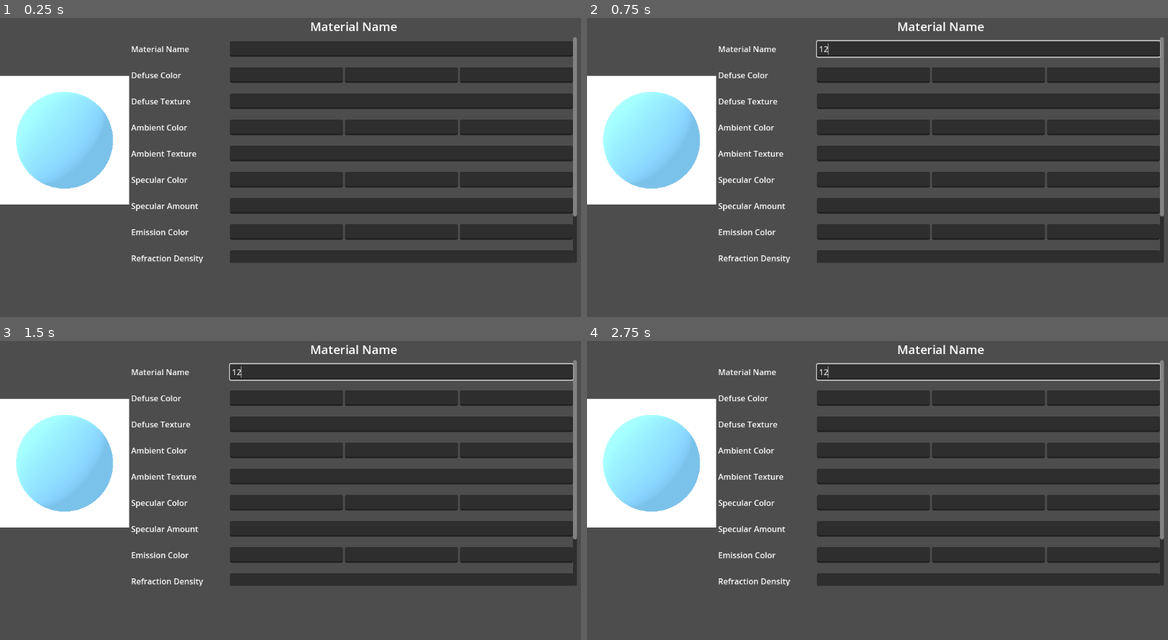
Above: before the commit, frames 1-4 (two rows, left to right).
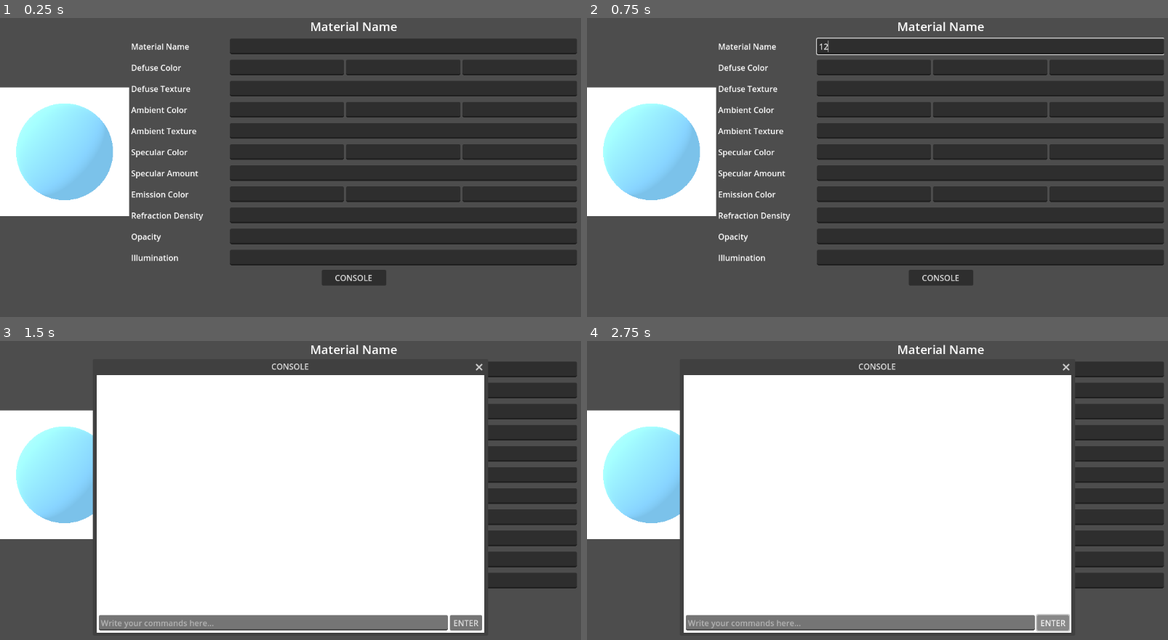
Above: after the commit, the same moments.

Repository: wamiqurrehman093/asset_editor
Game: Godot game, scene res://source/material_editor/material_editor.tscn
Two runs of this game, one before a commit and one after it. Both use one fixed random seed, a clock stepped at 60 frames per second and the inputs below. This scene is started directly instead of the project's main scene.
Inputs (mouse positions are in pixels of both pictures, inside the frame that each line leads up to):
- Up to frame 1 (0.25 s): no input
- Up to frame 2 (0.75 s): click (987, 47) at 0.52 s; type "12" at 0.6 s
- Up to frame 3 (1.5 s): click (354, 601) at 1.25 s, where only the run after the commit has a clickable "CONSOLE"
- Up to frame 4 (2.75 s): click (1051, 622) at 2 s, where only the run after the commit has a clickable "ENTER"

The runs differ from the first frame. In frame 1, 25% of the frame differs, in the area x 0-100%, y 6-90%; in frame 2, 26%; in frame 3, 64%, in the area x 0-100%, y 6-98%; in frame 4, 64%.

Commit message:
Console Window

Diff:
--- /dev/null
+++ b/source/console_window/console_window.gd
@@ -0,0 +1,24 @@
+class_name ConsoleWindow extends Window
+
+
+@export var logs: VBoxContainer
+@export var command_input: LineEdit
+@export var command_submit: Button
+
+
+signal command_submitted
+
+
+func _ready() -> void:
+	close_requested.connect(hide)
+
+
+func log_statement(statement: String, color: Color = Color.BLACK) -> void:
+	var statement_log: Label = Label.new()
+	statement_log.text = statement
+	statement_log.set("theme_override_colors/font_color", color)
+	logs.add_child(statement_log)
+
+
+func log_error(error: String, color: Color = Color.RED) -> void:
+	log_statement(error, color)
--- /dev/null
+++ b/source/console_window/console_window.tscn
@@ -0,0 +1,70 @@
+[gd_scene load_steps=3 format=3 uid="uid://hboe8tcv0is5"]
+
+[ext_resource type="Theme" uid="uid://dys62uqmu2c03" path="res://resource/theme/basic_theme.tres" id="1_2wp0v"]
+[ext_resource type="Script" path="res://source/console_window/console_window.gd" id="1_6nti3"]
+
+[node name="console_window" type="Window" node_paths=PackedStringArray("logs", "command_input", "command_submit")]
+title = "CONSOLE"
+initial_position = 2
+size = Vector2i(768, 512)
+visible = false
+exclusive = true
+content_scale_mode = 1
+content_scale_aspect = 1
+script = ExtResource("1_6nti3")
+logs = NodePath("console/content_container/content/logs_container/logs")
+command_input = NodePath("console/content_container/content/command_writer/input")
+command_submit = NodePath("console/content_container/content/command_writer/submit")
+
+[node name="console" type="Control" parent="."]
+layout_mode = 3
+anchors_preset = 15
+anchor_right = 1.0
+anchor_bottom = 1.0
+grow_horizontal = 2
+grow_vertical = 2
+
+[node name="background" type="ColorRect" parent="console"]
+layout_mode = 1
+anchors_preset = 15
+anchor_right = 1.0
+anchor_bottom = 1.0
+grow_horizontal = 2
+grow_vertical = 2
+
+[node name="content_container" type="MarginContainer" parent="console"]
+layout_mode = 1
+anchors_preset = 15
+anchor_right = 1.0
+anchor_bottom = 1.0
+grow_horizontal = 2
+grow_vertical = 2
+theme = ExtResource("1_2wp0v")
+
+[node name="content" type="VBoxContainer" parent="console/content_container"]
+custom_minimum_size = Vector2(0, 38)
+layout_mode = 2
+
+[node name="logs_container" type="ScrollContainer" parent="console/content_container/content"]
+layout_mode = 2
+size_flags_vertical = 3
+
+[node name="logs" type="VBoxContainer" parent="console/content_container/content/logs_container"]
+layout_mode = 2
+size_flags_horizontal = 3
+size_flags_vertical = 3
+
+[node name="command_writer" type="HBoxContainer" parent="console/content_container/content"]
+layout_mode = 2
+
+[node name="input" type="LineEdit" parent="console/content_container/content/command_writer"]
+layout_mode = 2
+size_flags_horizontal = 3
+size_flags_vertical = 4
+placeholder_text = "Write your commands here..."
+
+[node name="submit" type="Button" parent="console/content_container/content/command_writer"]
+custom_minimum_size = Vector2(64, 0)
+layout_mode = 2
+size_flags_vertical = 4
+text = "ENTER"
--- a/source/material_editor/material_editor.gd
+++ b/source/material_editor/material_editor.gd
@@ -22,6 +22,8 @@
 @export var opacity: LineEdit
 @export var illumination: LineEdit
 @export var preview_sphere: MeshInstance3D
+@export var console_button: Button
+@export var console_window: ConsoleWindow
 
 
 var preview_material: StandardMaterial3D
@@ -29,6 +31,7 @@
 
 func _ready() -> void:
 	preview_material = preview_sphere.material_override
+	console_button.pressed.connect(console_window.popup)
 
 
 func load_material(material_info: Dictionary):
@@ -48,6 +51,7 @@
 func set_material_name(material_name: String) -> void:
 	self.material_title.text = material_name
 	self.material_name_input.text = material_name
+	console_window.log_statement("Loading material [%s]." % material_name)
 
 
 func load_defuse_color(defuse_color: Dictionary) -> void:
@@ -58,24 +62,34 @@
 		"albedo_color",
 		Color(float(defuse_color.r), float(defuse_color.g), float(defuse_color.b))
 	)
+	console_window.log_statement("Loaded defuse color.")
 
 
 func load_defuse_texture(defuse_texture: String) -> void:
 	self.defuse_texture.text = defuse_texture
 	if FileAccess.file_exists(defuse_texture):
 		preview_material.set("albedo_texture", load(defuse_texture))
+		console_window.log_statement("Loaded defuse texture.")
 	else:
-		print("defuse texture file doesn't exist!")
+		console_window.log_error("Error loading defuse texture:")
+		console_window.log_error("-> Defuse texture file doesn't exist!")
 
 
 func load_ambient_color(ambient_color: Dictionary) -> void:
 	self.ambient_color_r.text = ambient_color.r
 	self.ambient_color_g.text = ambient_color.g
 	self.ambient_color_b.text = ambient_color.b
+	console_window.log_statement("Loaded ambient color.")
 
 
 func load_ambient_texture(ambient_texture: String) -> void:
 	self.ambient_texture.text = ambient_texture
+	if FileAccess.file_exists(ambient_texture):
+		preview_material.set("ao_texture", load(ambient_texture))
+		console_window.log_statement("Loaded ambient texture.")
+	else:
+		console_window.log_error("Error loading ambient texture:")
+		console_window.log_error("-> Ambient texture file doesn't exist!")
 
 
 func load_specular_color(specular_color: Dictionary) -> void:
--- a/source/material_editor/material_editor.tscn
+++ b/source/material_editor/material_editor.tscn
@@ -1,9 +1,11 @@
-[gd_scene load_steps=5 format=3 uid="uid://cmgokd71hvu0f"]
+[gd_scene load_steps=6 format=3 uid="uid://cmgokd71hvu0f"]
 
 [ext_resource type="Script" path="res://source/material_editor/material_editor.gd" id="1_v3xu1"]
+[ext_resource type="PackedScene" uid="uid://hboe8tcv0is5" path="res://source/console_window/console_window.tscn" id="2_ggl0u"]
 
 [sub_resource type="StandardMaterial3D" id="StandardMaterial3D_yu6jr"]
 albedo_color = Color(0.482353, 0.760784, 0.917647, 1)
+ao_enabled = true
 
 [sub_resource type="SphereMesh" id="SphereMesh_lkr2s"]
 
@@ -12,8 +14,8 @@
 background_color = Color(1, 1, 1, 1)
 ambient_light_color = Color(1, 1, 1, 1)
 
-[node name="material_editor" type="HBoxContainer" node_paths …(372 unchanged characters)… acity", "illumination", "preview_sphere")]
-custom_minimum_size = Vector2(1144, 487)
+[node name="material_editor" type="HBoxContainer" node_paths …(372 unchanged characters)… acity", "illumination", "preview_sphere", "console_button", "console_window")]
+custom_minimum_size = Vector2(1144, 532)
 size_flags_horizontal = 3
 script = ExtResource("1_v3xu1")
 material_title = NodePath("details/title")
@@ -37,6 +39,8 @@
 opacity = NodePath("details/properties_container/properties/opacity/input")
 illumination = NodePath("details/properties_container/properties/illumination/input")
 preview_sphere = NodePath("preview/preview_viewort_container/preview_viewport/preview_scene/preview_sphere")
+console_button = NodePath("details/console_button")
+console_window = NodePath("console_window")
 
 [node name="preview" type="VBoxContainer" parent="."]
 custom_minimum_size = Vector2(256, 0)
@@ -74,6 +78,7 @@
 
 [node name="title" type="Label" parent="details"]
 layout_mode = 2
+size_flags_horizontal = 3
 theme_override_font_sizes/font_size = 24
 text = "Material Name"
 horizontal_alignment = 1
@@ -89,7 +94,7 @@
 size_flags_vertical = 3
 
 [node name="material_name" type="HBoxContainer" parent="details/properties_container/properties"]
-custom_minimum_size = Vector2(0, 48)
+custom_minimum_size = Vector2(0, 38)
 layout_mode = 2
 size_flags_horizontal = 3
 
@@ -104,7 +109,7 @@
 size_flags_vertical = 4
 
 [node name="defuse_color" type="HBoxContainer" parent="details/properties_container/properties"]
-custom_minimum_size = Vector2(0, 48)
+custom_minimum_size = Vector2(0, 38)
 layout_mode = 2
 size_flags_horizontal = 3
 
@@ -129,7 +134,7 @@
 size_flags_vertical = 4
 
 [node name="defuse_texture" type="HBoxContainer" parent="details/properties_container/properties"]
-custom_minimum_size = Vector2(0, 48)
+custom_minimum_size = Vector2(0, 38)
 layout_mode = 2
 size_flags_horizontal = 3
 
@@ -144,7 +149,7 @@
 size_flags_vertical = 4
 
 [node name="ambient_color" type="HBoxContainer" parent="details/properties_container/properties"]
-custom_minimum_size = Vector2(0, 48)
+custom_minimum_size = Vector2(0, 38)
 layout_mode = 2
 size_flags_horizontal = 3
 
@@ -169,7 +174,7 @@
 size_flags_vertical = 4
 
 [node name="ambient_texture" type="HBoxContainer" parent="details/properties_container/properties"]
-custom_minimum_size = Vector2(0, 48)
+custom_minimum_size = Vector2(0, 38)
 layout_mode = 2
 size_flags_horizontal = 3
 
@@ -184,7 +189,7 @@
 size_flags_vertical = 4
 
 [node name="specular_color" type="HBoxContainer" parent="details/properties_container/properties"]
-custom_minimum_size = Vector2(0, 48)
+custom_minimum_size = Vector2(0, 38)
 layout_mode = 2
 size_flags_horizontal = 3
 
@@ -209,7 +214,7 @@
 size_flags_vertical = 4
 
 [node name="specular_amount" type="HBoxContainer" parent="details/properties_container/properties"]
-custom_minimum_size = Vector2(0, 48)
+custom_minimum_size = Vector2(0, 38)
 layout_mode = 2
 size_flags_horizontal = 3
 
@@ -224,7 +229,7 @@
 size_flags_vertical = 4
 
 [node name="emission_color" type="HBoxContainer" parent="details/properties_container/properties"]
-custom_minimum_size = Vector2(0, 48)
+custom_minimum_size = Vector2(0, 38)
 layout_mode = 2
 size_flags_horizontal = 3
 
@@ -249,7 +254,7 @@
 size_flags_vertical = 4
 
 [node name="refraction_density" type="HBoxContainer" parent="details/properties_container/properties"]
-custom_minimum_size = Vector2(0, 48)
+custom_minimum_size = Vector2(0, 38)
 layout_mode = 2
 size_flags_horizontal = 3
 
@@ -264,7 +269,7 @@
 size_flags_vertical = 4
 
 [node name="opacity" type="HBoxContainer" parent="details/properties_container/properties"]
-custom_minimum_size = Vector2(0, 48)
+custom_minimum_size = Vector2(0, 38)
 layout_mode = 2
 size_flags_horizontal = 3
 
@@ -279,7 +284,7 @@
 size_flags_vertical = 4
 
 [node name="illumination" type="HBoxContainer" parent="details/properties_container/properties"]
-custom_minimum_size = Vector2(0, 48)
+custom_minimum_size = Vector2(0, 38)
 layout_mode = 2
 size_flags_horizontal = 3
 
@@ -292,3 +297,12 @@
 layout_mode = 2
 size_flags_horizontal = 3
 size_flags_vertical = 4
+
+[node name="console_button" type="Button" parent="details"]
+custom_minimum_size = Vector2(128, 0)
+layout_mode = 2
+size_flags_horizontal = 4
+size_flags_vertical = 4
+text = "CONSOLE"
+
+[node name="console_window" parent="." instance=ExtResource("2_ggl0u")]
--- a/source/mtl_editor/mtl_editor.gd
+++ b/source/mtl_editor/mtl_editor.gd
@@ -69,6 +69,11 @@
 			load_material_info_for_material_editor()
 
 
+func get_file_content(file_path: String) -> String:
+	var file: FileAccess = FileAccess.open(file_path, FileAccess.READ)
+	return file.get_as_text()
+
+
 func load_content_line(content_line: String) -> void:
 	if content_line.begins_with("Kd "):
 		set_defuse_color_in_material_info(content_line)
@@ -90,11 +95,6 @@
 		set_opacity_in_material_info(content_line)
 	if content_line.begins_with("illum "):
 		set_illumination_in_material_info(content_line)
-
-
-func get_file_content(file_path: String) -> String:
-	var file: FileAccess = FileAccess.open(file_path, FileAccess.READ)
-	return file.get_as_text()
 
 
 func load_material_info_for_material_editor() -> void:
--- a/source/mtl_editor/mtl_editor.tscn
+++ b/source/mtl_editor/mtl_editor.tscn
@@ -16,7 +16,7 @@
 browse_button = NodePath("margin_container/content/file_load_section/browse")
 load_button = NodePath("margin_container/content/file_load_section/load")
 file_dialog = NodePath("margin_container/content/file_load_section/file_dialog")
-back_button = NodePath("margin_container/content/back")
+back_button = NodePath("margin_container/content/header/back")
 materials_container = NodePath("margin_container/content/materials_container/materials")
 
 [node name="background" type="ColorRect" parent="."]
@@ -38,8 +38,19 @@
 [node name="content" type="VBoxContainer" parent="margin_container"]
 layout_mode = 2
 
-[node name="title" type="Label" parent="margin_container/content"]
+[node name="header" type="HBoxContainer" parent="margin_container/content"]
 layout_mode = 2
+
+[node name="back" type="Button" parent="margin_container/content/header"]
+custom_minimum_size = Vector2(32, 32)
+layout_mode = 2
+size_flags_horizontal = 4
+size_flags_vertical = 4
+text = "<"
+
+[node name="title" type="Label" parent="margin_container/content/header"]
+layout_mode = 2
+size_flags_horizontal = 3
 theme_override_font_sizes/font_size = 32
 text = "MTL EDITOR"
 horizontal_alignment = 1
@@ -94,9 +105,3 @@
 layout_mode = 2
 size_flags_horizontal = 3
 size_flags_vertical = 3
-
-[node name="back" type="Button" parent="margin_container/content"]
-custom_minimum_size = Vector2(192, 48)
-layout_mode = 2
-size_flags_horizontal = 4
-text = "BACK"
